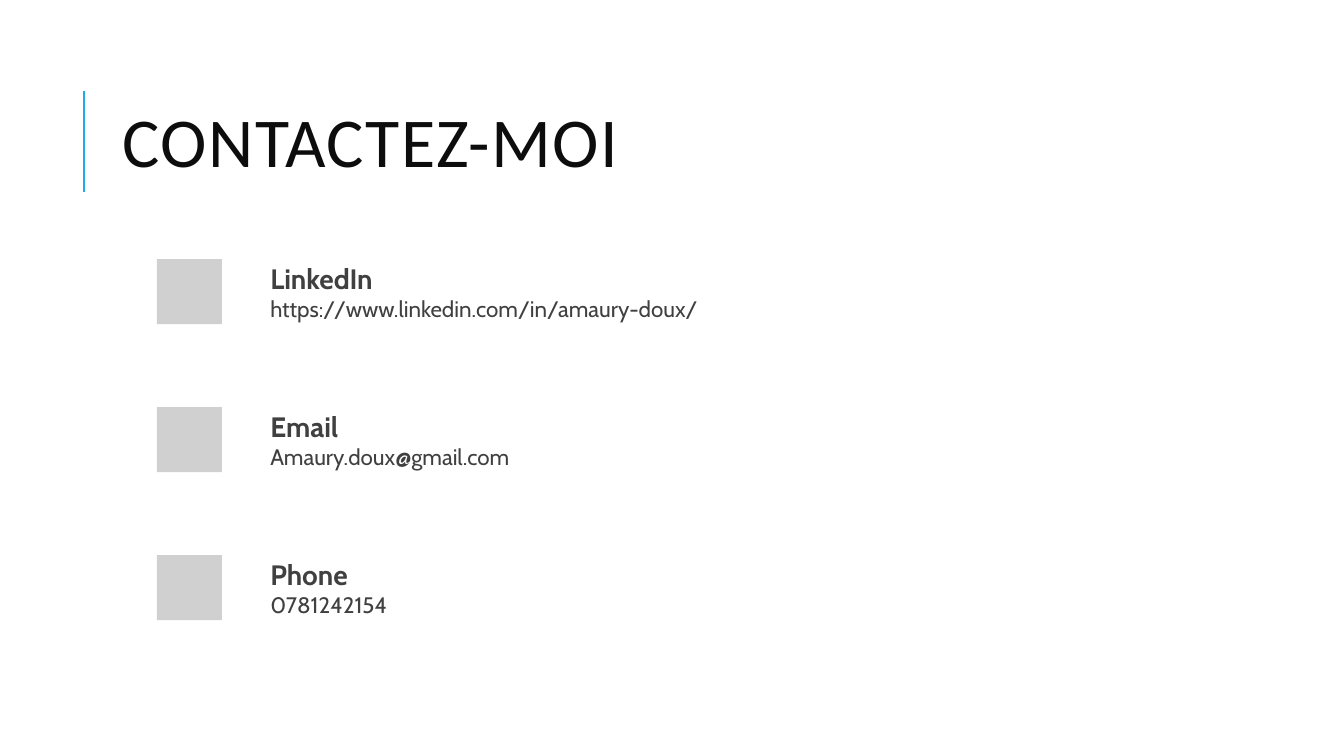
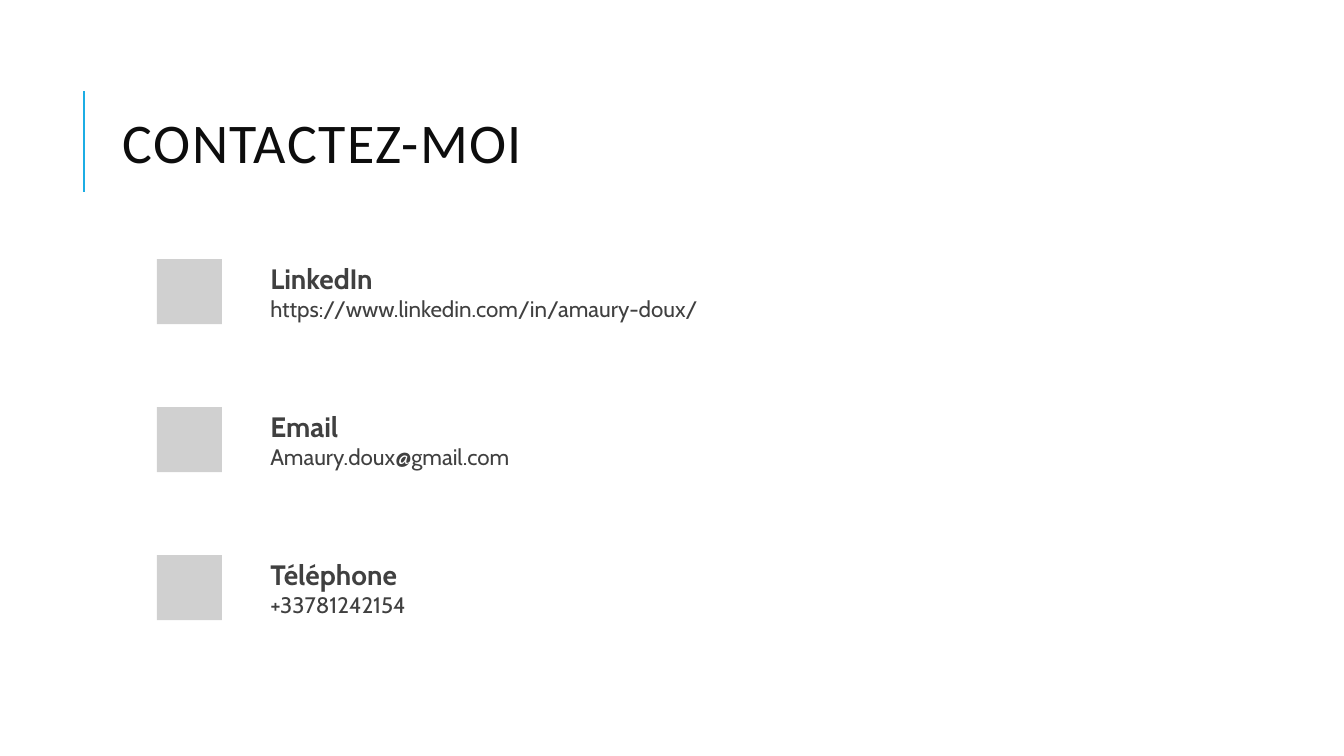
Before and after one commit to AmauryDoux/UrssaffMobile, a slide deck: slide 11 of AmauryDoux-UrssafMobile presentation.pptx (slide 12 before the commit). Drawn at 1344x756 pixels with LibreOffice and Linux fonts; fonts in the diff are those of the drawing; grey boxes stand for pictures. Boxes give left, top, right and bottom in pixels: in the first picture for what was removed or moved away, otherwise in the second. Text is boxed around its words. In the diff, an @@ line names an element or a change of style, - is before the commit and + after.

```diff
--- a/AmauryDoux-UrssafMobile presentation.pptx
+++ b/AmauryDoux-UrssafMobile presentation.pptx
@@ title "CONTACTEZ-MOI" at (x1=123, y1=126, x2=522, y2=164): size 50 to 40 pt @@
@@ text at (x1=270, y1=564, x2=405, y2=614): text changed @@
-Phone
-0781242154
+Téléphone
++33781242154
```
Also in this commit, not shown: 6 other slides changed, 4 slides added, 5 slides removed.
